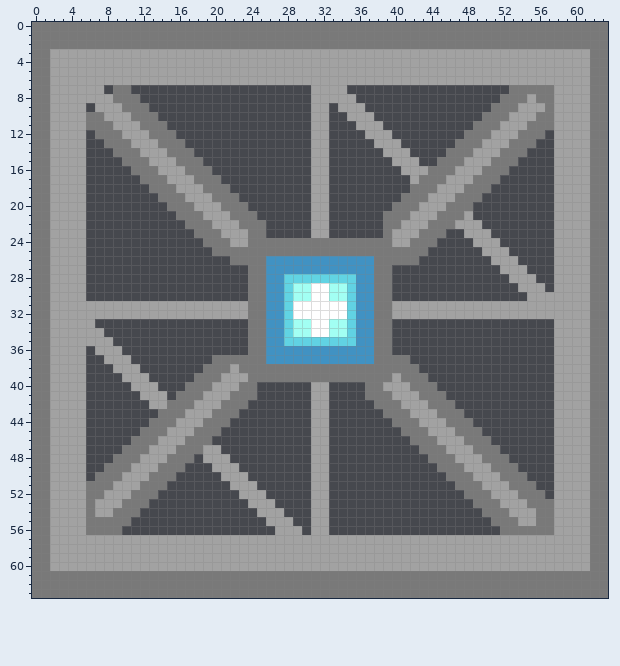
A pixel-art file gets an edit: Sprites/Wallsection.aseprite. Above is the file before it was changed.
64x64 pixels, 1 frame.
And afterwards:
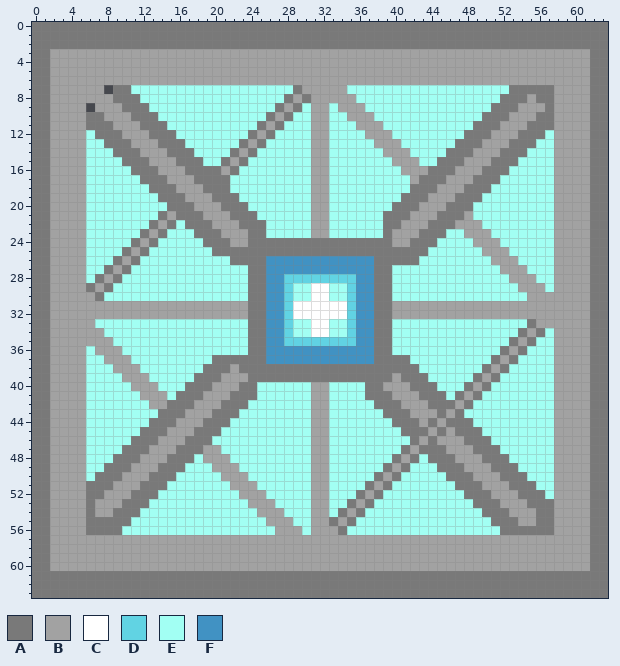
Palette (. is transparent): A #797979  B #a2a2a2  C #ffffff  D #61d3e3  E #a2fff3  F #4192c3
Change:
Changed rows in their new state; - is an unchanged pixel.
first column x 6:
 7 -----EEEEEEEEEEEEEEEEEEAB----EEEEEEEEEEEEEEEEEE-----
 8 ------EEEEEEEEEEEEEEEEABA-----EEEEEEEEEEEEEEEE------
 9 -------EEEEEEEEEEEEEEABAE--E---EEEEEEEEEEEEEE-------
10 --------EEEEEEEEEEEEABAEE--EE---EEEEEEEEEEEE--------
11 ---------EEEEEEEEEEABAEEE--EEE---EEEEEEEEEE---------
12 E---------EEEEEEEEABAEEEE--EEEE---EEEEEEEE---------E
13 EE---------EEEEEEABAEEEEE--EEEEE---EEEEEE---------EE
14 EEE---------EEEEABAEEEEEE--EEEEEE---EEEE---------EEE
15 EEEE---------EEABAEEEEEEE--EEEEEEE---EE---------EEEE
16 EEEEE---------ABAEEEEEEEE--EEEEEEEE------------EEEEE
17 EEEEEE---------AEEEEEEEEE--EEEEEEEEE----------EEEEEE
18 EEEEEEE---------EEEEEEEEE--EEEEEEEEE---------EEEEEEE
19 EEEEEEEE---------EEEEEEEE--EEEEEEEE---------EEEEEEEE
20 EEEEEEEEE---------EEEEEEE--EEEEEEE---------EEEEEEEEE
21 EEEEEEEEAB---------EEEEEE--EEEEEE----------EEEEEEEEE
22 EEEEEEEABAE---------EEEEE--EEEEEE-----------EEEEEEEE
23 EEEEEEABAEEE--------EEEEE--EEEEEE-------EE---EEEEEEE
24 EEEEEABAEEEEE--------------------------EEEE---EEEEEE
25 EEEEABAEEEEEEE------------------------EEEEEE---EEEEE
26 EEEABAEEEEEEEEEE---------------------EEEEEEEE---EEEE
27 EEABAEEEEEEEEEEEEE----------------EEEEEEEEEEEE---EEE
28 EABAEEEEEEEEEEEEEE----------------EEEEEEEEEEEEE---EE
29 ABAEEEEEEEEEEEEEEE----------------EEEEEEEEEEEEEE---E
30 BAEEEEEEEEEEEEEEEE----------------EEEEEEEEEEEEEEE---
33 -EEEEEEEEEEEEEEEEE----------------EEEEEEEEEEEEEEEABB
34 --EEEEEEEEEEEEEEEE----------------EEEEEEEEEEEEEEABAE
35 ---EEEEEEEEEEEEEEE----------------EEEEEEEEEEEEEABAEE
36 E---EEEEEEEEEEEEEE----------------EEEEEEEEEEEEABAEEE
37 EE---EEEEEEEEE----------------------EEEEEEEEEABAEEEE
38 EEE---EEEEEEE------------------------EEEEEEEABAEEEEE
39 EEEE---EEEEE--------------------------EEEEEABAEEEEEE
40 EEEEE---EEE--------EEEEEE--EEEE--------EEEABAEEEEEEE
41 EEEEEE---E---------EEEEEE--EEEE---------EABAEEEEEEEE
42 EEEEEEE-----------EEEEEEE--EEEEE---------BAEEEEEEEEE
43 EEEEEEEE---------EEEEEEEE--EEEEEE-------B-EEEEEEEEEE
44 EEEEEEE---------EEEEEEEEE--EEEEEEE----A----EEEEEEEEE
45 EEEEEE---------EEEEEEEEEE--EEEEEEEE----A----EEEEEEEE
46 EEEEE---------EEEEEEEEEEE--EEEEEEEEE-B-------EEEEEEE
47 EEEE-----------EEEEEEEEEE--EEEEEEEEAB---------EEEEEE
48 EEE---------E---EEEEEEEEE--EEEEEEEABAE---------EEEEE
49 EE---------EEE---EEEEEEEE--EEEEEEABAEEE---------EEEE
50 E---------EEEEE---EEEEEEE--EEEEEABAEEEEE---------EEE
51 ---------EEEEEEE---EEEEEE--EEEEABAEEEEEEE---------EE
52 --------EEEEEEEEE---EEEEE--EEEABAEEEEEEEEE---------E
53 -------EEEEEEEEEEE---EEEE--EEABAEEEEEEEEEEE---------
54 ------EEEEEEEEEEEEE---EEE--EABAEEEEEEEEEEEEE--------
55 -----EEEEEEEEEEEEEEE---EE--ABAEEEEEEEEEEEEEEE-------
56 ----EEEEEEEEEEEEEEEEE---E--BAEEEEEEEEEEEEEEEEE------
